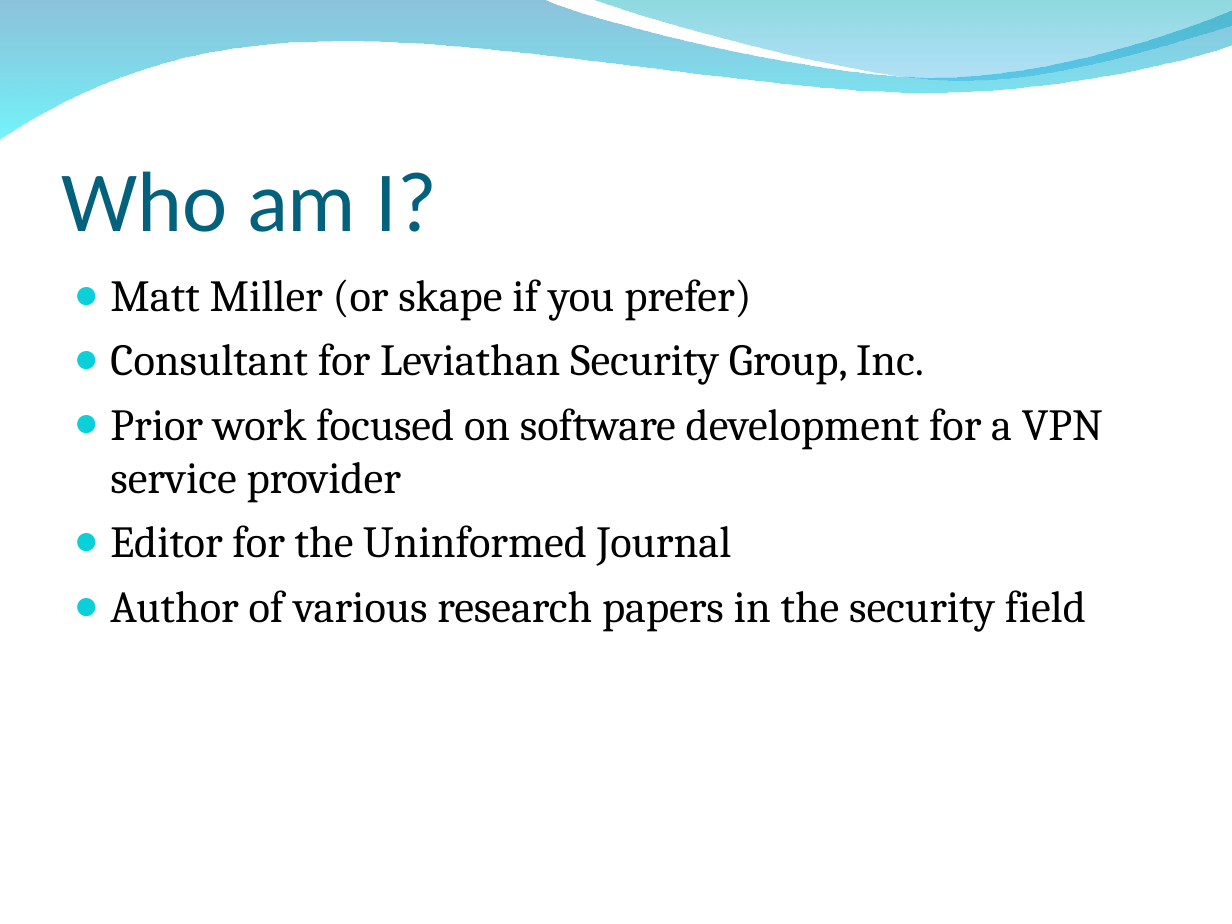
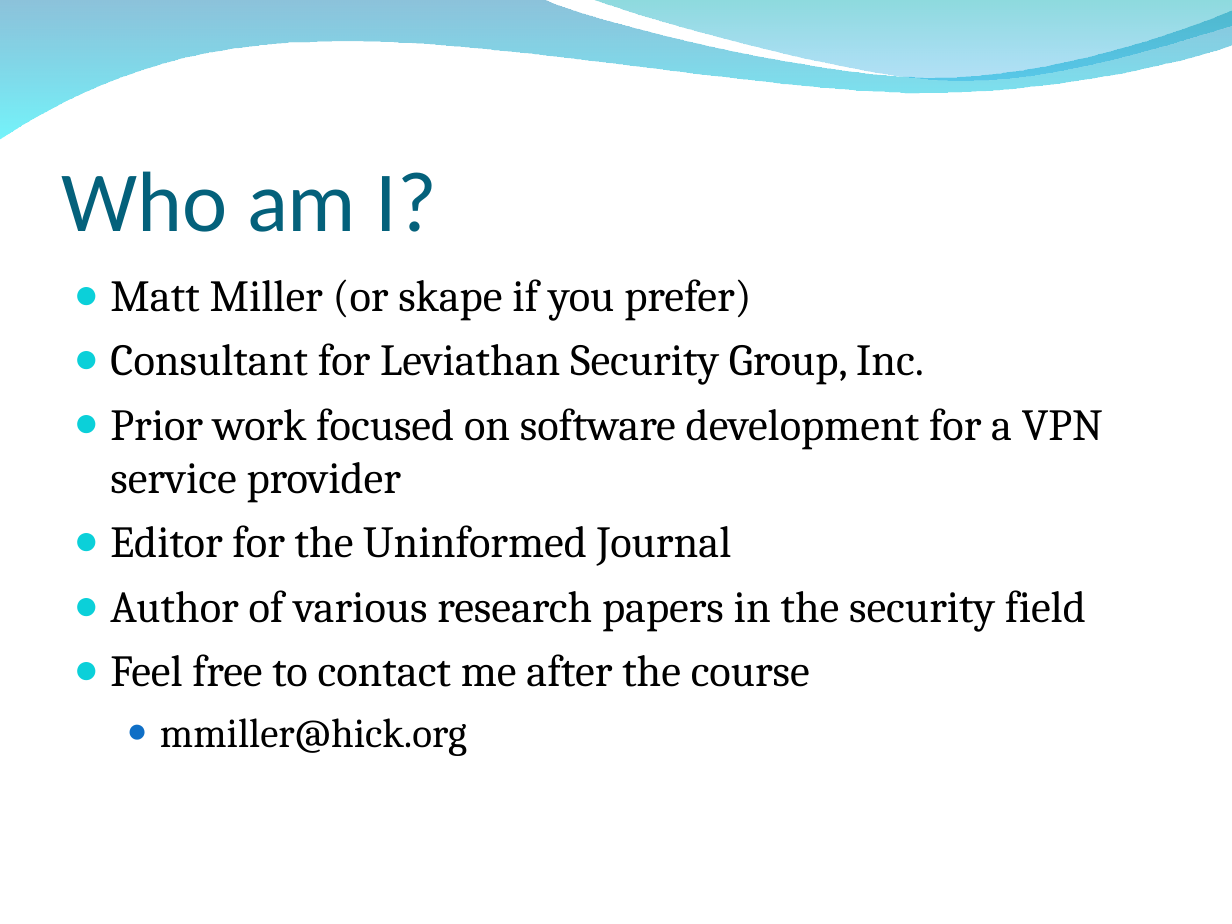
Before and after one commit to radar-webhook-testing/metasploit-framework-commits, a slide deck: slide 3 of dev/materials/msf3_internals_training/slides/bh_training_deck.ppt. Drawn at 1232x924 pixels with LibreOffice and Linux fonts; fonts in the diff are those of the drawing; background and template pictures are left out. Boxes give left, top, right and bottom in pixels: in the first picture for what was removed or moved away, otherwise in the second. Text is boxed around its words. In the diff, an @@ line names an element or a change of style, - is before the commit and + after.

Commit message:
updated slides

```diff
--- a/dev/materials/msf3_internals_training/slides/bh_training_deck.ppt
+++ b/dev/materials/msf3_internals_training/slides/bh_training_deck.ppt
@@ text at (110, 654, 810, 756): paragraphs added @@
+● Feel free to contact me after the course
+  ● mmiller@hick.org
```
Also in this commit, not shown: 2 other slides changed, 1 slide added, 1 slide removed, 2 other files.
